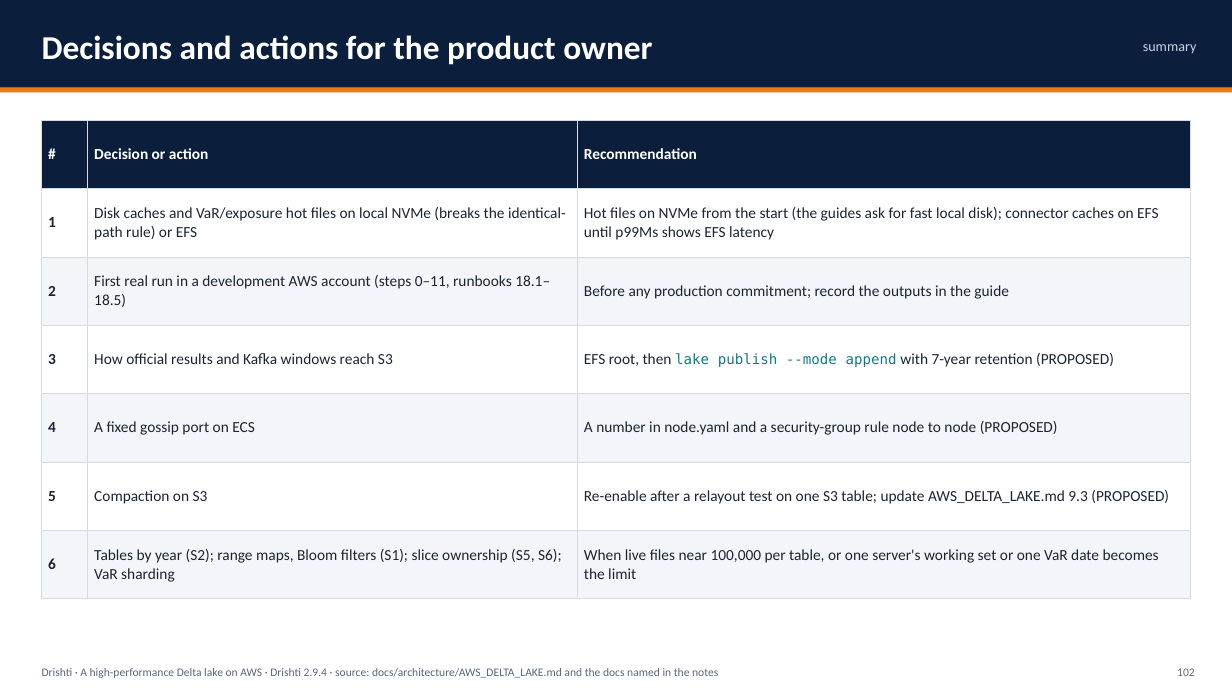
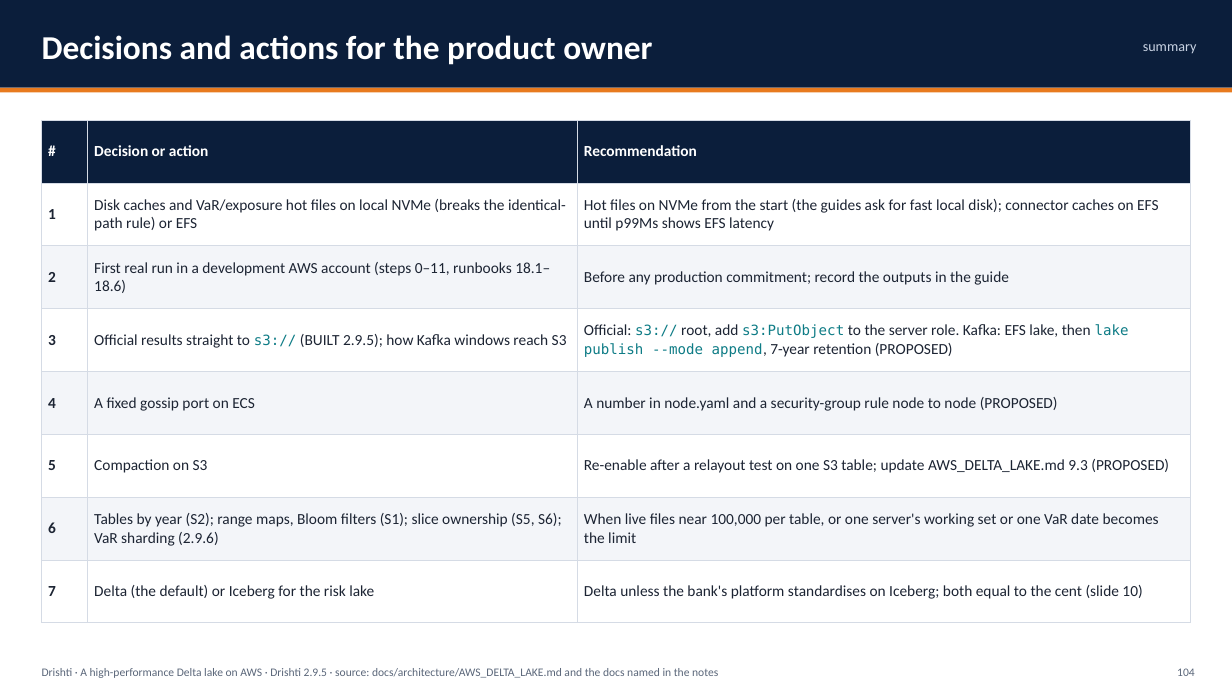
Before and after one commit to ajsinha/drishti, a slide deck: slide 104 of docs/publications/Drishti-AWS-Delta-Lake.pptx (slide 102 before the commit). Drawn at 1232x693 pixels with LibreOffice and Linux fonts; fonts in the diff are those of the drawing. Boxes give left, top, right and bottom in pixels: in the first picture for what was removed or moved away, otherwise in the second. Text is boxed around its words. In the diff, an @@ line names an element or a change of style, - is before the commit and + after.

Commit message:
Decks for 2.9.5: VaR (34), AWS + Iceberg (78), Design and Evidence (74), AWS + Delta Lake (105): hierarchies and limit letters, Iceberg for VaR and exposure, official results to Delta or Iceberg on S3, airtight connector upgrades and the Delta = Iceberg evidence as built; the 2.9.6 roadmap

```diff
--- a/docs/publications/Drishti-AWS-Delta-Lake.pptx
+++ b/docs/publications/Drishti-AWS-Delta-Lake.pptx
@@ table at [42,120,1190,623] @@
-row 3, column 2: First real run in a development AWS account (steps 0–11, runbooks 18.1–18.5)
+row 3, column 2: First real run in a development AWS account (steps 0–11, runbooks 18.1–18.6)
-row 4, column 2: How official results and Kafka windows reach S3
+row 4, column 2: Official results straight to s3:// (BUILT 2.9.5); how Kafka windows reach S3
-row 4, column 3: EFS root, then lake publish --mode append with 7-year retention (PROPOSED)
+row 4, column 3: Official: s3:// root, add s3:PutObject to the server role. Kafka: EFS lake, then lake publish --mode append, 7-year retention (PROPOSED)
-row 7: 6 | Tables by year (S2); range maps, Bloom filters (S1); slice ownership (S5, S6); VaR sharding | When live files near 100,000 per table, or one server's working set or one VaR date becomes the limit
+row 7: 6 | Tables by year (S2); range maps, Bloom filters (S1); slice ownership (S5, S6); VaR sharding (2.9.6) | When live files near 100,000 per table, or one server's working set or one VaR date becomes the limit
+row 8: 7 | Delta (the default) or Iceberg for the risk lake | Delta unless the bank's platform standardises on Iceberg; both equal to the cent (slide 10)
@@ text at [42,668,718,678]: text changed @@
-Drishti · A high-performance Delta lake on AWS · Drishti 2.9.4 · source: docs/architecture/AWS_DELTA_LAKE.md and the docs named in the notes
+Drishti · A high-performance Delta lake on AWS · Drishti 2.9.5 · source: docs/architecture/AWS_DELTA_LAKE.md and the docs named in the notes
@@ text at [1177,668,1195,676]: text changed @@
-102
+104
```
Also in this commit, not shown: 87 other slides changed, 2 slides added, 7 other files.
